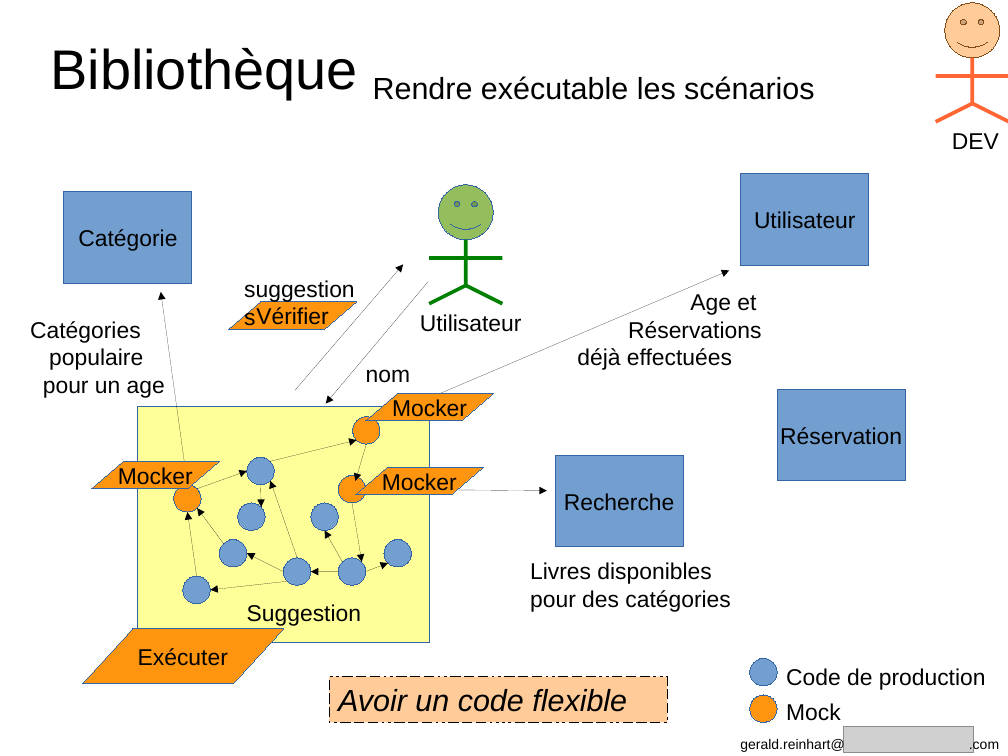
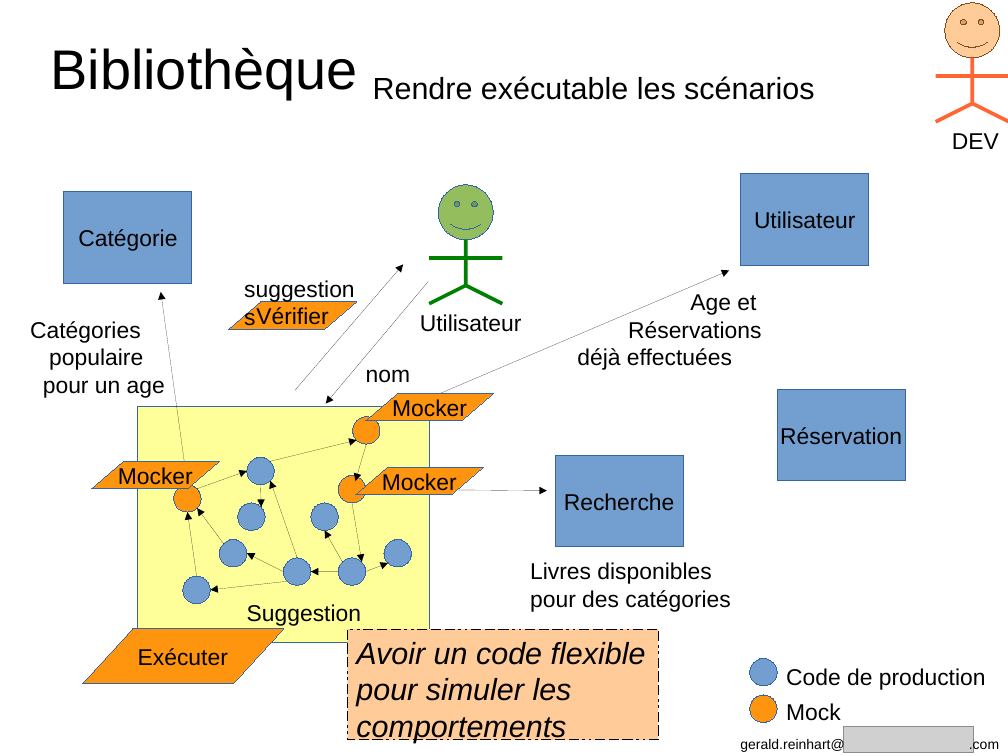
Before and after one commit to GeReinhart/dojo-bdd-library-ws-java, a slide deck: slide 38 of doc/BDD_presentation_agile_grenoble_2016.odp. Drawn at 1008x756 pixels with LibreOffice and Linux fonts; fonts in the diff are those of the drawing; grey boxes stand for pictures. Boxes give left, top, right and bottom in pixels: in the first picture for what was removed or moved away, otherwise in the second. Text is boxed around its words. In the diff, an @@ line names an element or a change of style, - is before the commit and + after.

```diff
--- a/doc/BDD_presentation_agile_grenoble_2016.odp
+++ b/doc/BDD_presentation_agile_grenoble_2016.odp
@@ rectangle "Avoir un code flexible pour ...": place and size @@
-rectangle "Avoir un code flexible pour ..." at box(329, 677, 668, 723)
+rectangle "Avoir un code flexible pour ..." at box(348, 629, 659, 740)
@@ text in rectangle at box(356, 642, 646, 743): text changed @@
-Avoir un code flexible
+Avoir un code flexible pour simuler les comportements
```
Also in this commit, not shown: 1 other file.
